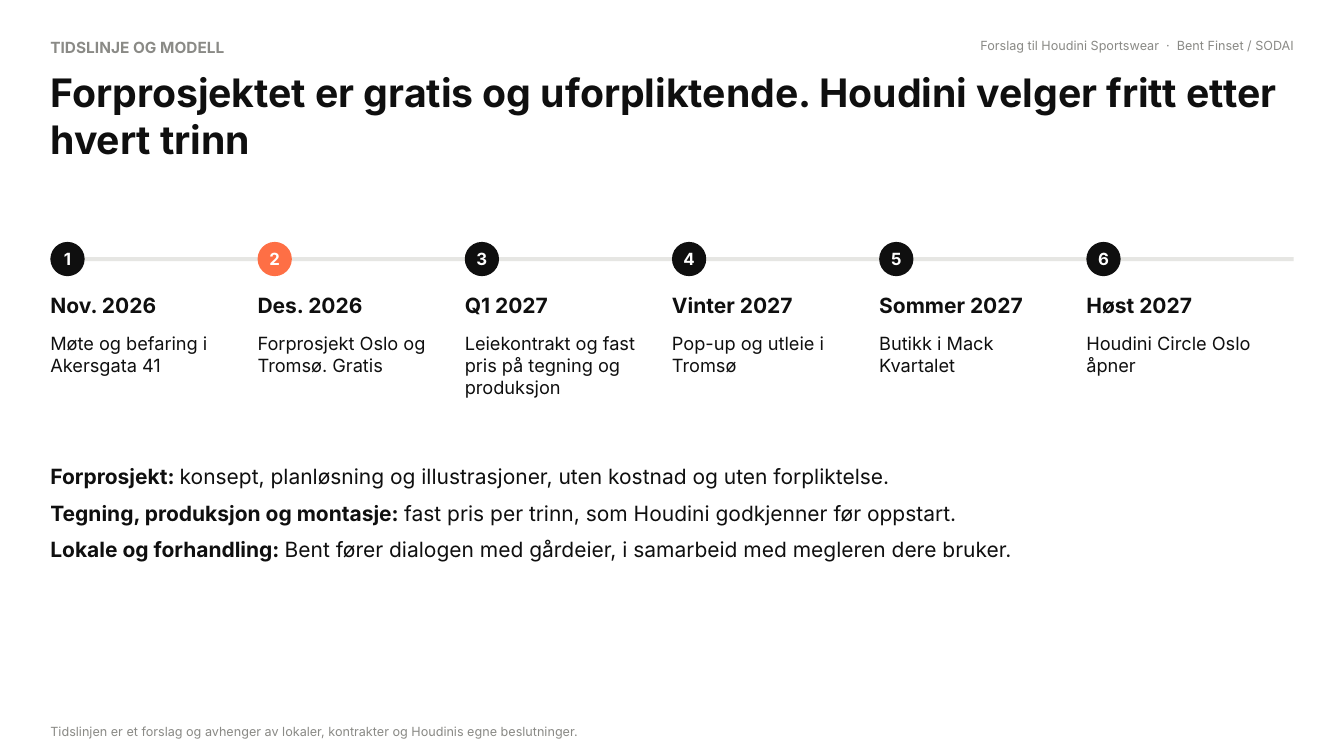
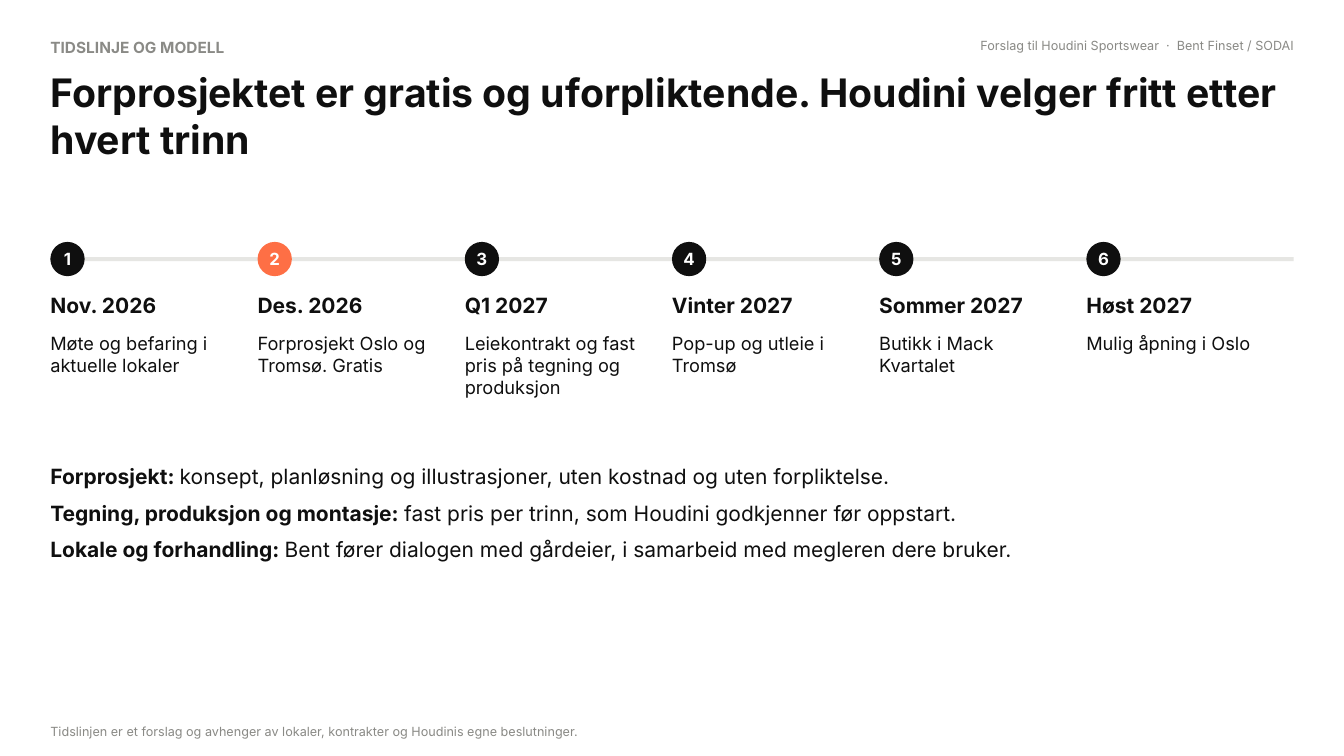
Before and after one commit to bent-commits/finset-trading, a slide deck: slide 14 of analyser/houdini/Houdini_i_Norge.pptx (slide 13 before the commit). Drawn at 1344x756 pixels with LibreOffice and Linux fonts; fonts in the diff are those of the drawing. Boxes give left, top, right and bottom in pixels: in the first picture for what was removed or moved away, otherwise in the second. Text is boxed around its words. In the diff, an @@ line names an element or a change of style, - is before the commit and + after.

```diff
--- a/analyser/houdini/Houdini_i_Norge.pptx
+++ b/analyser/houdini/Houdini_i_Norge.pptx
@@ text at (50, 336, 207, 373): text changed @@
-Møte og befaring i Akersgata 41
+Møte og befaring i aktuelle lokaler
@@ text at (1086, 335, 1250, 354): text changed @@
-Houdini Circle Oslo åpner
+Mulig åpning i Oslo
```
Also in this commit, not shown: 9 other slides changed, 1 slide added, 2 other files.
